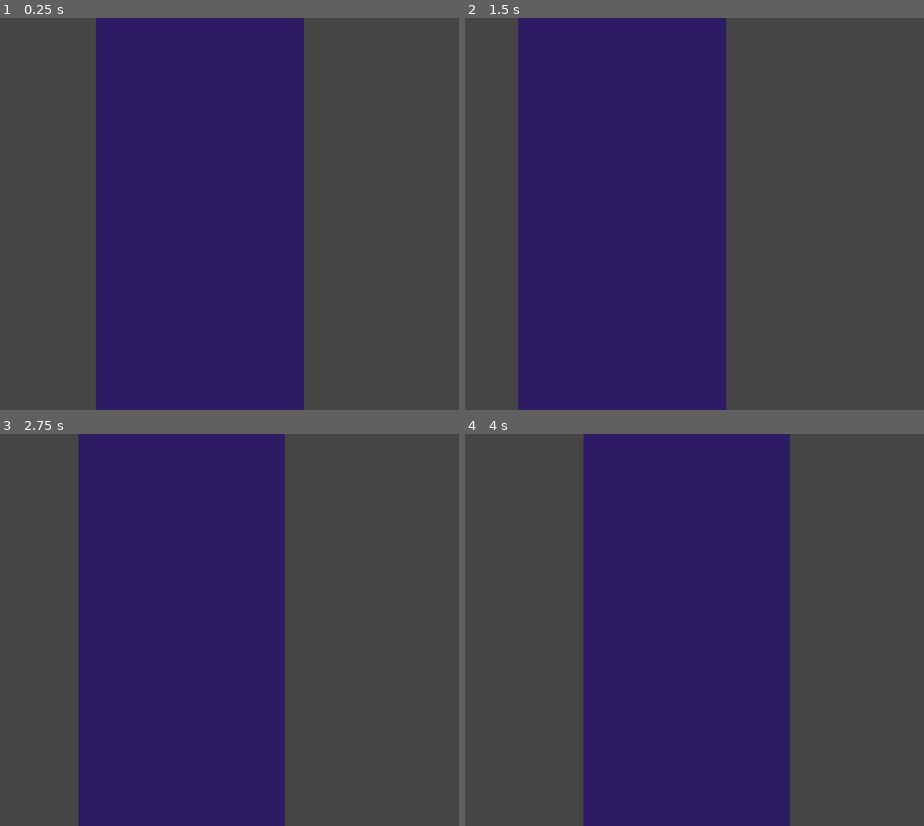
Above: before the commit, frames 1-4 (two rows, left to right).
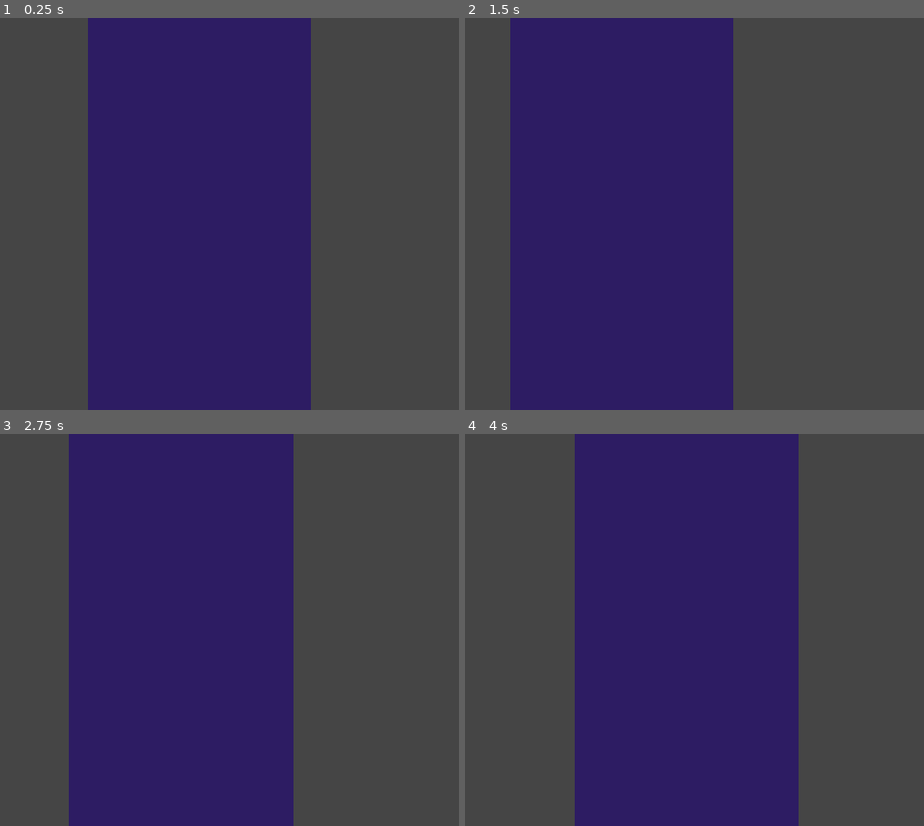
Above: after the commit, the same moments.

Repository: crissoll/Fail-Safe-Game-Jam
Game: Godot game, scene res://scenes/levels/basic_level.tscn
The game is run twice, just before and just after one commit, with the same random seed, the same clock (stepped at 60 frames per second) and the same inputs.
Inputs:
- Up to frame 1 (0.25 s): no input
- Up to frame 2 (1.5 s): tap Enter (ui_accept) at 0.5, 0.77 s; hold Right (ui_right) 0.53-1.28 s; hold Left (ui_left) from 1.28 s (still down)
- Up to frame 3 (2.75 s): tap Enter (ui_accept) at 1.52 s; release Left (ui_left) at 2.03 s; hold Right (ui_right) from 2.03 s (still down)
- Up to frame 4 (4 s): tap Enter (ui_accept) at 3.02, 3.77 s; release Right (ui_right) at 3.53 s; hold Left (ui_left) from 3.53 s (still down)

The runs differ from the first frame. In frame 1, 3.2% of the frame differs, in the area x 19-68%, y 0-100%; in frame 2, 3.2%; in frame 3, 4.0%, in the area x 14-64%, y 0-100%; in frame 4, 3.8%.

Commit message:
minor fix

Diff:
--- a/first-prototype----dropper-/scenes/levels/basic_level.tscn
+++ b/first-prototype----dropper-/scenes/levels/basic_level.tscn
@@ -11,6 +11,11 @@
 sources/1 = SubResource("TileSetScenesCollectionSource_tn7vo")
 
 [node name="BasicLevel" type="Node2D" unique_id=1478944514]
+
+[node name="EmptyLevel" parent="." unique_id=2117120648 node_paths=PackedStringArray("player") instance=ExtResource("3_56njm")]
+width = 372.615
+height = 1450.585
+player = NodePath("../player")
 
 [node name="player" parent="." unique_id=440862904 instance=ExtResource("1_m3wy8")]
 position = Vector2(149, 33)
@@ -65,8 +70,3 @@
 [node name="obstacle11" parent="obstacles" unique_id=116788389 instance=ExtResource("2_0e48y")]
 position = Vector2(238.00002, 1478.0001)
 scale = Vector2(5.014598, 1.521738)
-
-[node name="EmptyLevel" parent="." unique_id=2117120648 node_paths=PackedStringArray("player") instance=ExtResource("3_56njm")]
-width = 346.395
-height = 1590.165
-player = NodePath("../player")
